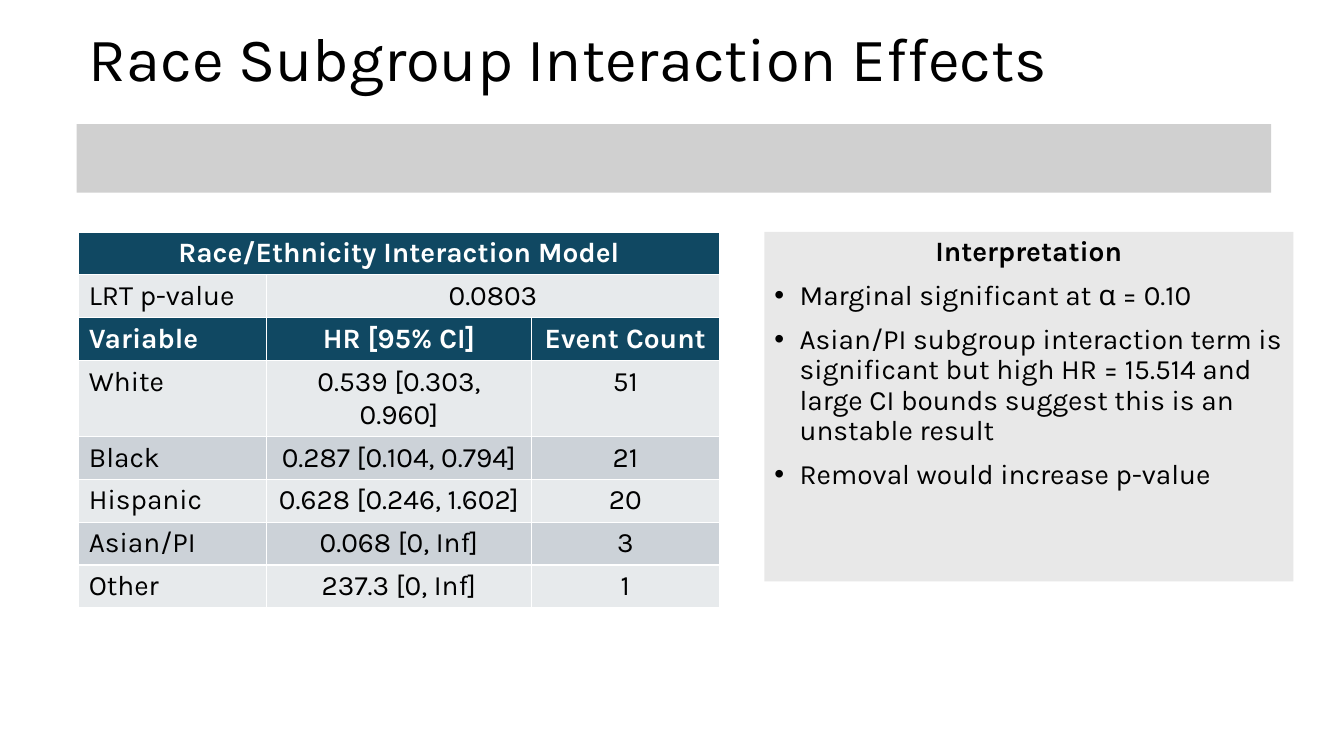
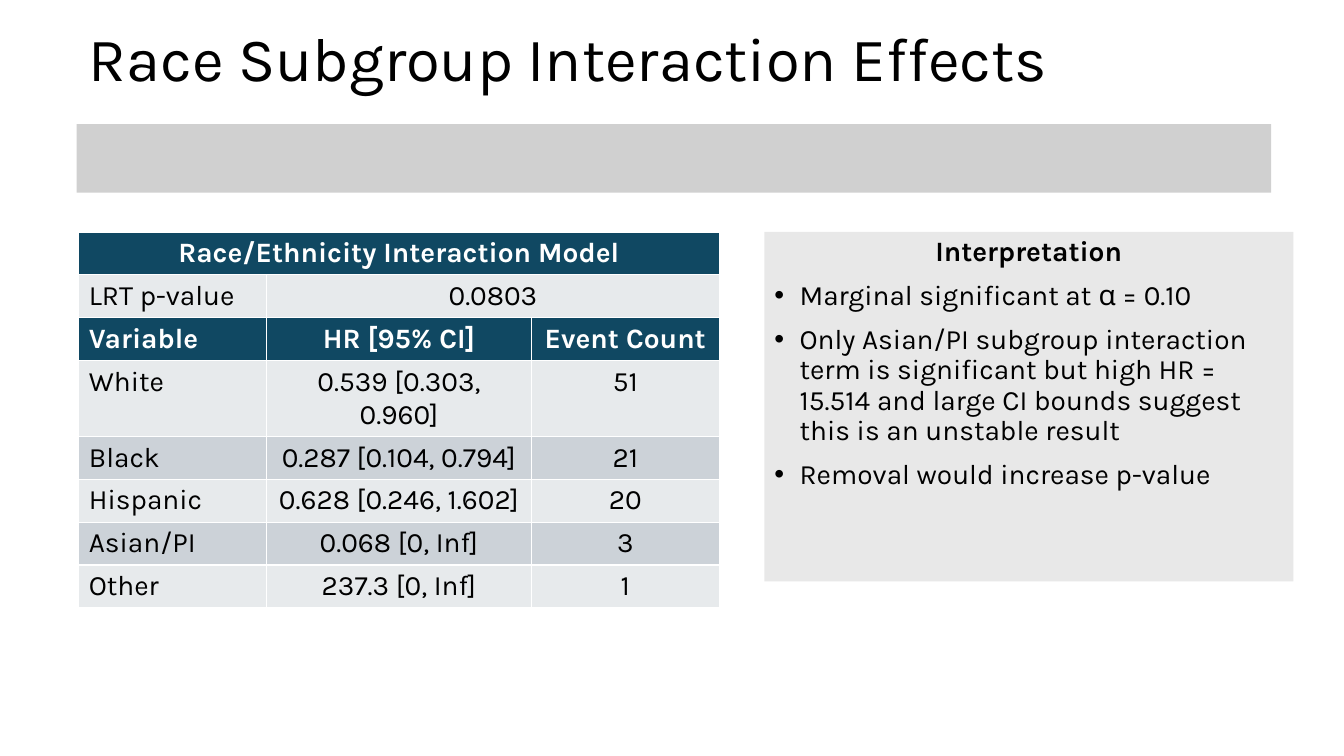
Before and after one commit to susanpeck/Math261BExperimentalDesignProject, a slide deck: slide 9 of Document_Files/Presentation_Slides_v3.pptx. Drawn at 1344x756 pixels with LibreOffice and Linux fonts; fonts in the diff are those of the drawing; grey boxes stand for pictures. Boxes give left, top, right and bottom in pixels: in the first picture for what was removed or moved away, otherwise in the second. Text is boxed around its words. In the diff, an @@ line names an element or a change of style, - is before the commit and + after.

Commit message:
Minor edits

```diff
--- a/Document_Files/Presentation_Slides_v3.pptx
+++ b/Document_Files/Presentation_Slides_v3.pptx
@@ text at (800,328,1246,441): text changed @@
-• Asian/PI subgroup interaction term is significant but high HR = 15.514 and large CI bounds suggest this is an unstable result
+• Only Asian/PI subgroup interaction term is significant but high HR = 15.514 and large CI bounds suggest this is an unstable result
```
Also in this commit, not shown: 2 other slides changed.
